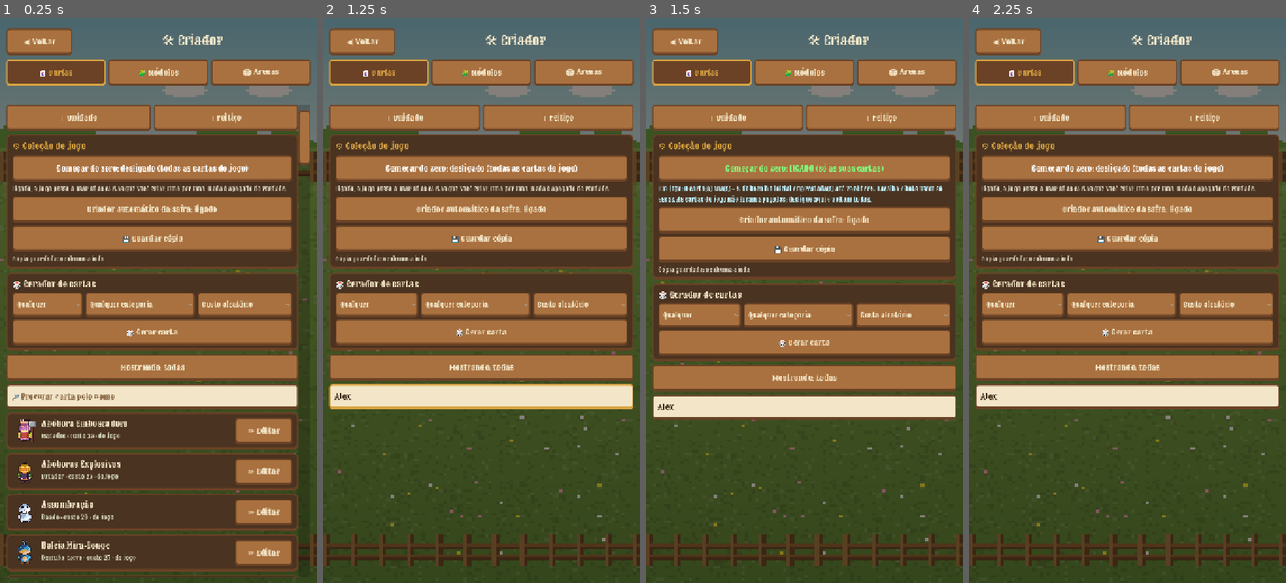
Above: before the commit, frames 1-4 (left to right).
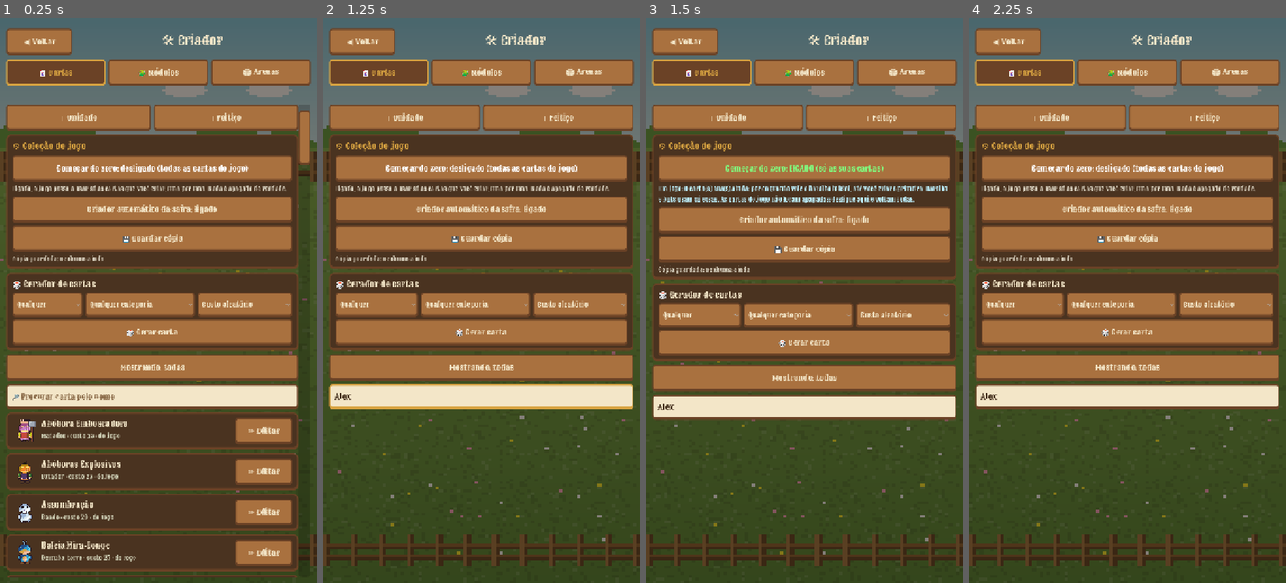
Above: after the commit, the same moments.

Repository: Generadevde/farmarena
Game: Godot game, scene res://creator/creator_menu.tscn
Two runs of this game, one before a commit and one after it. Both use one fixed random seed, a clock stepped at 60 frames per second and the inputs below. This scene is started directly instead of the project's main scene. The engine's default icon, where the game draws it, is replaced by a stand-in: a white triangle on a blue panel in a dark square.
Inputs (mouse positions are in pixels of both pictures, inside the frame that each line leads up to):
- Up to frame 1 (0.25 s): no input
- Up to frame 2 (1.25 s): click (475, 396) at 0.52 s; type "Alex" at 0.6 s
- Up to frame 3 (1.5 s): click "Começar do zero: desligado (t…" at 1.25 s
- Up to frame 4 (2.25 s): click "Começar do zero: LIGADO (só a…" at 2 s

Frames 1-2 are identical in both runs. In frame 3, 1.1% of the frame differs, in the area x 4-96%, y 29-33%; in frame 4, nothing differs.

Commit message:
Mais 36 peças de arte por tema, filtro de tema no Criador, começar do zero com uma carta só
- Peças novas: comida, países, mitologia, ET, oceano e fazenda (atlas com 258).
- Toda peça tem um tema; "Montar por peças" filtra por ele.
- Começar do zero: sem o mínimo de 8. Com menos cartas, elas se repetem no baralho.

Co-Authored-By: Claude Fable 5.2 <noreply@anthropic.com>
Claude-Session: https://claude.ai/code/session_01F2c9wwKpd4XWAaAeM55Dzi

Diff:
--- a/Scripts/catalogo.gd
+++ b/Scripts/catalogo.gd
@@ -1216,7 +1216,8 @@
 	"elmo": 1.05, "onca": 1.05, "vaca": 1.1, "boi": 1.1, "cavalo": 1.1, "burro": 1.1, "jacare": 1.1, "tubarao": 1.1,
 	"balde": 1.15, "ciclope": 1.15, "baleia": 1.2}
 const PORTE_OBJETO = {"ovni": 1.15, "trator": 1.2, "jipe": 1.05, "tanque": 1.2, "tanque_duplo": 1.3, "lanca_missil": 1.2, "artilharia": 1.15,
-	"helicoptero": 1.15, "dirigivel": 1.35, "andador": 1.25, "submarino": 1.2, "caminhao": 1.2}
+	"helicoptero": 1.15, "dirigivel": 1.35, "andador": 1.25, "submarino": 1.2, "caminhao": 1.2,
+	"barco": 1.2, "robo_bola": 1.0, "capsula": 1.1, "carrinho": 0.9, "panela": 0.9, "bolo": 0.9, "hamburguer": 0.85, "queijo": 0.8}
 
 
 static func porte(recipe: Dictionary) -> float:
--- a/Scripts/pecas_index.gd
+++ b/Scripts/pecas_index.gd
@@ -10,14 +10,23 @@
 	"corpo": {"redondo": 8, "macacao": 9, "penas": 10, "la": 11, "listrado": 12, "armadura": 13, "poncho": 14, "saco": 15, "colete": 16, "terno": 17, "saci": 18},
 	"bracos": {"patas": 19, "humanos": 20, "asas": 21},
 	"cabeca": {"vaca": 22, "boi": 23, "porco": 24, "galinha": 25, "pato": 26, "ovelha": 27, "bode": 28, "cavalo": 29, "sap …(589 unchanged characters)…
-	"chapeu": {"palha": 72, "cowboy": 73, "balde": 74, "bandana …(136 unchanged characters)… "capacete": 85, "boina": 86, "quepe": 87},
-	"arma": {"forcado": 88, "machado": 89, "marreta": 90, "foice": 91, "enxada": 92, "frigideira": 93, "porrete": 94, "estilingue": 95, "viola": 96, "motosserra": 97, "lampiao": 98, "escudo": 99, "vara": 100, "berrante": 101, "garrafa": 102, "rastelo": 103, "espingarda": 104, "regador": 105, "fuzil": 106, "bazuca": 107, "lanca_chamas": 108},
-	"costas": {"rabo_galo": 109, "capa": 110, "foguete": 111, "asas_inseto": 112, "cesto": 113, "morcego": 114},
-	"quatro": {"casco": 115, "malhado": 116, "pata": 117, "rasteiro": 118, "casca": 119, "sapo": 120, "cavalo": 121, "bezerro": 122, "vaca": 123, "bode": 124, "jegue": 125, "cachorro": 126, "capivara": 127, "porco": 128, "gato": 129, "formiga": 130, "montado": 131, "mapinguari": 132, "cobra": 133, "onca": 134, "caranguejo": 135, "polvo": 136, "aguaviva": 137, "tripe": 138, "dragao": 139, "cerbero": 140},
-	"objeto": {"galinheiro": 141, "silo": 142, "colmeia": 143, "poco": 144, "barril": 145, "canhao_milho": 146, "fornalha": 147, "tenda": 148, "ninho": 149, "ovni": 150, "trator": 151, "feno": 152, "carroca": 153, "casinha": 154, "cerca_eletrica": 155, "tanque": 156, "tanque_duplo": 157, "jipe": 158, "lanca_missil": 159, "artilharia": 160, "helicoptero": 161, "dirigivel": 162, "andador": 163, "submarino": 164, "caminhao": 165},
-	"torre": {"celeiro": 166, "moinho": 167, "caixa_dagua": 168, "castelo_feno": 169, "forte": 170, "armazem": 171, "capela": 172, "colmeia": 173, "antena": 174, "cocho": 175, "bobina": 176, "prisma": 177, "bunker": 178, "radar": 179, "usina": 180, "refinaria": 181, "quartel": 182, "canhao_grande": 183},
-	"icone": {"raio": 184, "tornado": 185, "coracao": 186, "pimenta": 187, "floco": 188, "cogumelo": 189, "escudo": 190, "melancia": 191, "ovo": 192, "vaca_caindo": 193, "nota": 194, "lama": 195, "laco": 196, "espelho": 197, "moeda": 198, "ferradura": 199, "garrafa": 200, "missil": 201, "bomba": 202, "paraquedas": 203, "mira": 204, "engrenagem": 205, "estrela": 206, "onda": 207, "relogio": 208},
-	"proj": {"ovo": 209, "milho": 210, "pedra": 211, "flecha": 212, "fogo": 213, "gota": 214, "nota": 215, "raio": 216, "espinho": 217, "estrume": 218, "missil": 219, "bala": 220, "laser": 221},
+	"chapeu": {"palha": 72, "cowboy": 73, "balde": 74, "bandana …(136 unchanged characters)… "capacete": 85, "boina": 86, "quepe": 87, "sombrero": 88, "samurai": 89, "fez": 90, "coco": 91, "aureola": 92, "louros": 93, "chifres_diabo": 94, "antenas": 95},
+	"arma": {"forcado": 96, "machado": 97, "marreta": 98, "foice": 99, "enxada": 100, "frigideira": 101, "porrete": 102, "estilingue": 103, "viola": 104, "motosserra": 105, "lampiao": 106, "escudo": 107, "vara": 108, "berrante": 109, "garrafa": 110, "rastelo": 111, "espingarda": 112, "regador": 113, "fuzil": 114, "bazuca": 115, "lanca_chamas": 116, "garfo": 117, "rolo": 118, "katana": 119, "baguete": 120, "tridente": 121, "cajado": 122, "pistola_laser": 123, "arpao": 124},
+	"costas": {"rabo_galo": 125, "capa": 126, "foguete": 127, "asas_inseto": 128, "cesto": 129, "morcego": 130},
+	"quatro": {"casco": 131, "malhado": 132, "pata": 133, "rasteiro": 134, "casca": 135, "sapo": 136, "cavalo": 137, "bezerro": 138, "vaca": 139, "bode": 140, "jegue": 141, "cachorro": 142, "capivara": 143, "porco": 144, "gato": 145, "formiga": 146, "montado": 147, "mapinguari": 148, "cobra": 149, "onca": 150, "caranguejo": 151, "polvo": 152, "aguaviva": 153, "tripe": 154, "dragao": 155, "cerbero": 156},
+	"objeto": {"galinheiro": 157, "silo": 158, "colmeia": 159, "poco": 160, "barril": 161, "canhao_milho": 162, "fornalha": 163, "tenda": 164, "ninho": 165, "ovni": 166, "trator": 167, "feno": 168, "carroca": 169, "casinha": 170, "cerca_eletrica": 171, "tanque": 172, "tanque_duplo": 173, "jipe": 174, "lanca_missil": 175, "artilharia": 176, "helicoptero": 177, "dirigivel": 178, "andador": 179, "submarino": 180, "caminhao": 181, "panela": 182, "bolo": 183, "hamburguer": 184, "queijo": 185, "robo_bola": 186, "capsula": 187, "barco": 188, "carrinho": 189},
+	"torre": {"celeiro": 190, "moinho": 191, "caixa_dagua": 192, "castelo_feno": 193, "forte": 194, "armazem": 195, "capela": 196, "colmeia": 197, "antena": 198, "cocho": 199, "bobina": 200, "prisma": 201, "bunker": 202, "radar": 203, "usina": 204, "refinaria": 205, "quartel": 206, "canhao_grande": 207, "pagode": 208, "piramide": 209, "templo": 210, "farol": 211},
+	"icone": {"raio": 212, "tornado": 213, "coracao": 214, "pimenta": 215, "floco": 216, "cogumelo": 217, "escudo": 218, "melancia": 219, "ovo": 220, "vaca_caindo": 221, "nota": 222, "lama": 223, "laco": 224, "espelho": 225, "moeda": 226, "ferradura": 227, "garrafa": 228, "missil": 229, "bomba": 230, "paraquedas": 231, "mira": 232, "engrenagem": 233, "estrela": 234, "onda": 235, "relogio": 236, "pizza": 237, "cafe": 238, "bandeira": 239, "olho": 240, "planeta": 241, "ancora": 242, "concha": 243, "trigo": 244},
+	"proj": {"ovo": 245, "milho": 246, "pedra": 247, "flecha": 248, "fogo": 249, "gota": 250, "nota": 251, "raio": 252, "espinho": 253, "estrume": 254, "missil": 255, "bala": 256, "laser": 257},
 }
 const QUATRO_CABECA = {"casco": Vector2i(10, 6), "malhado": Vector2i(10, 6), "pata": Vector2i(10, 8), "rasteiro": Vecto …(357 unchanged characters)…
 const QUATRO_COSTAS = {"casco": Vector2i(8, -6), "malhado": Vector2i(8, -6), "pata": Vector2i(8, -4), "jegue": Vector2i(8, -7), "cavalo": Vector2i(6, -10), "vaca": Vector2i(7, -8)}
+const TEMAS = {
+	"Comida": ["panela", "bolo", "hamburguer", "queijo", "pizza", "cafe", "garfo", "rolo", "baguete", "cozinheiro", "frigideira", "tomate", "cebola", "milho", "abobora", "melancia", "pimenta", "cogumelo", "ovo", "garrafa", "fornalha", "barril"],
+	"Guerra": ["tanque", "tanque_duplo", "jipe", "lanca_missil", "artilharia", "helicoptero", "dirigivel", "andador", "submarino", "caminhao", "bobina", "prisma", "bunker", "radar", "usina", "refinaria", "quartel", "canhao_grande", "missil", "bomba", "paraquedas", "mira", "engrenagem", "estrela", "onda", "relogio", "capacete", "boina", "quepe", "fuzil", "bazuca", "lanca_chamas", "bala", "laser", "armadura", "escudo", "elmo", "colete", "espingarda", "forte", "motosserra"],
+	"ET e máquina": ["et", "ovni", "antena", "robo_bola", "capsula", "planeta", "pistola_laser", "antenas", "balde", "rodas", "foguete", "tripe", "cerca_eletrica", "raio", "espelho"],
+	"Oceano": ["barco", "ancora", "concha", "arpao", "farol", "tubarao", "polvo", "baleia", "peixe", "siri", "caranguejo", "aguaviva", "medusa", "gota", "jacare", "sapo"],
+	"Mitologia": ["tridente", "cajado", "aureola", "louros", "chifres_diabo", "olho", "templo", "ciclope", "dragao", "cerbero", "mapinguari", "saci", "curupira", "caveira", "fantasma", "chama", "morcego", "capa", "coroa", "chifres", "medusa", "fogo"],
+	"Países": ["sombrero", "samurai", "fez", "coco", "katana", "baguete", "bandeira", "pagode", "piramide", "cartola", "cowboy", "poncho", "penacho", "terno", "gorro", "viola", "berrante"],
+	"Bichos": ["vaca", "boi", "porco", "galinha", "pato", "ovelha", "bode", "cavalo", "sapo", "capivara", "gato", "coruja", "abelha", "cachorro", "burro", "tatu", "jacare", "urubu", "onca", "tamandua", "cobra", "preguica", "bezerro", "jegue", "formiga", "casco", "ave", "patinha", "inseto", "penas", "la", "listrado", "patas", "asas", "rabo_galo", "asas_inseto", "malhado", "pata", "rasteiro", "casca", "montado", "ninho", "colmeia", "galinheiro"],
+}
--- a/ci/battle_test.gd
+++ b/ci/battle_test.gd
@@ -21,6 +21,11 @@
 	var mode = OS.get_environment("CI_MODE")
 	if OS.get_environment("CI_ZERO") != "":
 		Config.data["do_zero"] = true   # a partida inteira no modo "começar do zero"
+		if OS.get_environment("CI_ZERO") == "1carta":
+			# uma carta criada só: o baralho inteiro é ela repetida
+			var pk = CustomContent.make_blank_card(false)
+			pk["card"].card_name = "Carta Única"
+			CustomContent.save_card(pk, true)
 		print("TESTE começar do zero: em jogo ", CustomContent.zero_pool().map(func(c): return c.card_name))
 	if mode == "arte":
 		_art_sheet()
@@ -515,6 +520,16 @@
 	var cmp = Regua.compare(cr._work["stats"], 40)
 	_check("criador: preencher pelo padrão dá carta do tipo pedido, perto de 100%", cmp["kind"] == "bando" and abs(int(cmp["vida"]) - 100) <= 20 and abs(int(cmp["dano"]) - 100) <= 25, str(cmp))
 	_check("criador: carta nova já nasce com desenho", !cr._work["image"].is_invisible())
+	# peças novas e filtro por tema
+	cr._theme = "Guerra"
+	cr._parts_open = true
+	cr._recipe = {"objeto": "tanque"}
+	cr._regen_art()
+	cr._show_ed_tab(3)
+	await get_tree().process_frame
+	_check("criador: peças novas e temas", SpriteForge.has_piece("objeto", "tanque") and SpriteForge.has_piece("torre", "farol") and SpriteForge.has_piece("arma", "katana")
+		and cr._piece_in_theme("tanque") and !cr._piece_in_theme("vaca") and PecasIndex.TEMAS.size() >= 7 and !cr._work["image"].is_invisible())
+	cr._theme = "Todos os temas"
 	cr._close_form()
 	# feitiço: 4 abas, com régua e teste
 	cr._open_card_form(CustomContent.open_card_for_edit(Catalogo.card("raio")))
@@ -2068,8 +2083,9 @@
 	Config.data["do_zero"] = true
 	CustomContent.apply_zero()
 	var zero_n = CardDatabase.all_cards.size()
+	var zero_want = CustomContent.zero_pool().size()
 	var zd = CustomContent.zero_deck("bot qualquer")
 	Config.data["do_zero"] = false
 	CustomContent.apply_zero()
-	_check("começar do zero esconde as cartas do jogo e desligar devolve", zero_n == 8 and zd.size() == 8 and CardDatabase.all_cards.size() == all_n, "%d -> %d -> %d" % [all_n, zero_n, CardDatabase.all_cards.size()])
+	_check("começar do zero esconde as cartas do jogo e desligar devolve", zero_n == zero_want and zero_n < all_n and zd.size() == 8 and CardDatabase.all_cards.size() == all_n, "%d -> %d -> %d" % [all_n, zero_n, CardDatabase.all_cards.size()])
 	print("RESULTADO novas COM PROBLEMA (", _aud_bad.size(), "): ", _aud_bad)
--- a/creator/creator_menu.gd
+++ b/creator/creator_menu.gd
@@ -1435,9 +1435,22 @@
 			_regen_art()
 			_build_ed_body()))
 		v.add_child(mrow)
+	# TEMA: filtra as peças de todas as listas abaixo (Comida, Guerra, Oceano...)
+	var themes: Array = ["Todos os temas", "Fazenda"] + PecasIndex.TEMAS.keys()
+	var trow = HBoxContainer.new()
+	trow.add_child(_field_label("Tema das peças"))
+	trow.add_child(_option(themes, maxi(themes.find(_theme), 0), func(i):
+		_theme = str(themes[i])
+		_build_ed_body()))
+	v.add_child(trow)
 	for slot in PIECE_SLOTS[mode]:
 		var solo = PIECE_SLOTS[mode].size() == 1
-		var items: Array = ([] if solo else [""]) + SpriteForge.pieces(slot)
+		var items: Array = ([] if solo else [""])
+		for piece in SpriteForge.pieces(slot):
+			if _piece_in_theme(str(piece)) or str(piece) == str(_recipe.get(slot, "")):
+				items.append(piece)
+		if items.is_empty() or (items.size() == 1 and str(items[0]) == ""):
+			continue   # este tema não tem peça pra este lugar
 		var shown: Array = []
 		for it in items:
 			shown.append("(nada)" if str(it) == "" else str(it).replace("_", " ").capitalize())
@@ -1729,7 +1742,7 @@
 	if zero:
 		var mine = CustomContent.zero_pool().size() - CustomContent.zero_borrowed()
 		v.add_child(_note("Em jogo: %d carta(s) sua(s)%s. Baralho e bots usam só essas. As cartas do jogo não foram apagadas: desligue aqui e voltam todas." % [mine,
-			(" + %d do baralho inicial emprestada(s) até você ter 8" % CustomContent.zero_borrowed()) if CustomContent.zero_borrowed() > 0 else ""], Color(0.75, 0.95, 1.0)))
+			" (com menos de 8, elas se repetem no baralho)" if (mine > 0 and mine < 8) else (" ainda: por enquanto vale o baralho inicial, até você criar a primeira" if mine == 0 else "")], Color(0.75, 0.95, 1.0)))
 	else:
 		v.add_child(_note("Ligado, o jogo passa a usar só as cartas que você criar, uma por uma. Nada é apagado de verdade."))
 	var paused = bool(Config.data.get("safra_pausa", false))
@@ -1751,3 +1764,18 @@
 				var n = CustomContent.backup_restore()
 				_say("✔ Cópia de volta (%d arquivo(s)). Feche e abra o jogo pra ela valer." % n))))
 	v.add_child(_note("Cópia guardada: %s" % (when if when != "" else "nenhuma ainda")))
+
+
+var _theme := "Todos os temas"
+
+
+## a peça é do tema escolhido? ("Fazenda" = a que não está em nenhum outro tema)
+func _piece_in_theme(piece: String) -> bool:
+	if _theme == "Todos os temas":
+		return true
+	if _theme == "Fazenda":
+		for t in PecasIndex.TEMAS:
+			if PecasIndex.TEMAS[t].has(piece):
+				return false
+		return true
+	return PecasIndex.TEMAS.get(_theme, []).has(piece)
--- a/creator/custom_content.gd
+++ b/creator/custom_content.gd
@@ -1032,8 +1032,8 @@
 # ================================================================ COMEÇAR DO ZERO
 # Chave "do_zero" (Criador > Coleção do jogo). Ligada, o jogo passa a usar SÓ as cartas
 # criadas por você: coleção, baralho e bots. Nada é apagado de verdade: as cartas do jogo
-# ficam guardadas e voltam ao desligar. Enquanto você tem menos de 7 cartas suas, o
-# baralho inicial do jogo completa o que falta, senão não dá pra jogar.
+# ficam guardadas e voltam ao desligar. Dá pra jogar com UMA carta só (ela se repete
+# no baralho); o baralho inicial só entra enquanto você não criou nenhuma.
 const ZERO_MIN = 8
 const BACKUP_DIR = "user://custom_copia/"
 var _full_cards: Array = []
@@ -1044,15 +1044,14 @@
 
 
 func zero_pool() -> Array:
+	# só as SUAS cartas, mesmo que seja uma só. O baralho inicial do jogo só entra
+	# enquanto você não criou nenhuma (com zero carta não tem como jogar).
 	var out: Array = []
 	for c in custom_cards:
 		if c != null and !is_spawn_only(c):
 			out.append(c)
-	for c in Catalogo.starter_deck():
-		if out.size() >= ZERO_MIN:
-			break
-		if c != null and !out.has(c):
-			out.append(c)
+	if out.is_empty():
+		out = Catalogo.starter_deck().duplicate()
 	return out
 
 
@@ -1076,7 +1075,8 @@
 	DeckBuilder.clear_cache()
 
 
-## 7 cartas pra um baralho (o do bot muda com o nome dele quando tem mais de 7)
+## o baralho de quem joga no "começar do zero". Com menos cartas que o tamanho do
+## baralho, elas se REPETEM até encher: com uma carta só, o baralho são 8 dela.
 func zero_deck(seed_name: String, prefer: Array = []) -> Array:
 	var pool = zero_pool()
 	var out: Array = []
@@ -1088,6 +1088,10 @@
 	var rest = pool.filter(func(c): return !out.has(c))
 	while out.size() < ZERO_MIN and !rest.is_empty():
 		out.append(rest.pop_at(rng.randi() % rest.size()))
+	var i = 0
+	while out.size() < ZERO_MIN and !pool.is_empty():
+		out.append(pool[i % pool.size()])
+		i += 1
 	return out
 
 
Binary file changed: Resources/pecas/pecas.png
Not shown, changed: DIAGNOSTICO.md
